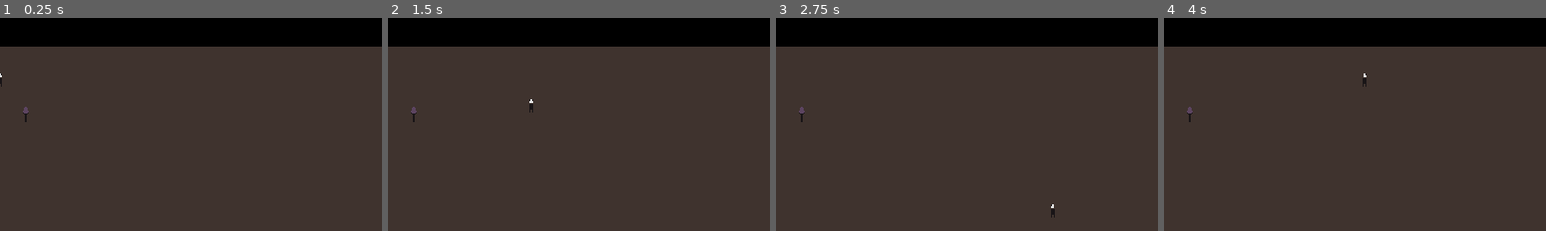
Above: before the commit, frames 1-4 (left to right).
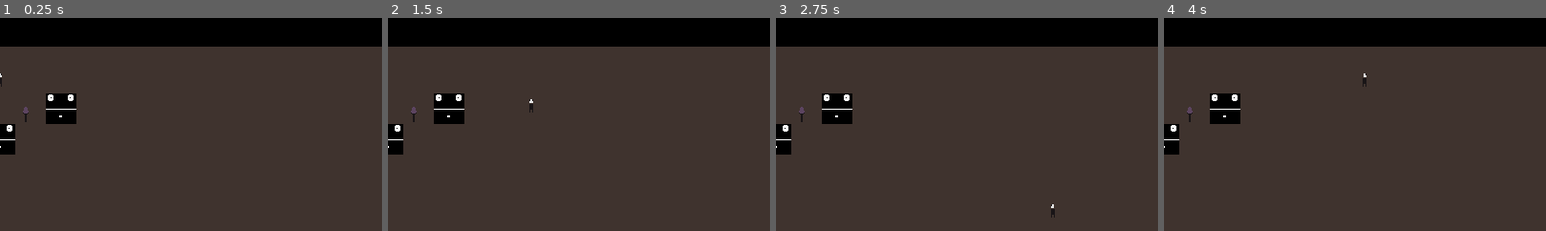
Above: after the commit, the same moments.

Repository: Academia-Team/Academia-Fall-of-the-Citadel
Game: Godot game, scene res://scene/gamescr.tscn
The game is run twice, just before and just after one commit, with the same random seed, the same clock (stepped at 60 frames per second) and the same inputs.
Inputs:
- Up to frame 1 (0.25 s): no input
- Up to frame 2 (1.5 s): tap Enter at 0.5 s; hold Right (move_right) 0.53-1.28 s; tap Space (action) at 0.6, 1.25 s; hold Down (move_down) from 1.28 s (still down); tap Ctrl (stay) at 1.35 s
- Up to frame 3 (2.75 s): tap Enter at 2 s; release Down (move_down) at 2.03 s; hold Right (move_right) from 2.03 s (still down); tap Space (action) at 2.1 s
- Up to frame 4 (4 s): release Right (move_right) at 2.78 s; hold Up (move_up) 2.78-3.53 s; tap Ctrl (stay) at 2.85 s; tap Space (action) at 3.5, 3.6 s; hold Left (move_left) from 3.53 s (still down)
The pictures show only the part of the screen within x 0-50%, y 0-50%; the shares and areas given below are measured in that part.

The runs differ from the first frame. In frame 1, 1.7% of the frame differs, in the area x 0-20%, y 35-65%; in frame 2, 1.7%; in frame 3, 1.7%; in frame 4, 1.7%.

Commit message:
Add zombies to gamegrid
For testing purposes. One zombie currently doesn't show up.

Diff:
--- a/scene/gamegrid.gd
+++ b/scene/gamegrid.gd
@@ -2,7 +2,8 @@
 
 var player_scene = preload("res://scene/player.tscn")
 var sword_scene = preload("res://scene/sword.tscn")
-var item_ref_counter = {}
+var zombie_scene = preload("res://scene/zombie.tscn")
+var ref_counter = {}
 
 # Called when the node enters the scene tree for the first time.
 func _ready():
@@ -17,7 +18,20 @@
 	var sword = sword_scene.instance()
 	add_child(sword)
 	sword.position = Vector2(position.x + 32, position.y + 32)
-	item_ref_counter["sword"] = 1
+	ref_counter["sword"] = 1
+
+	var zombie1 = zombie_scene.instance()
+	var zombie2 = zombie_scene.instance()
+	var zombie3 = zombie_scene.instance()
+
+	add_child(zombie1)
+	add_child(zombie2)
+	add_child(zombie3)
+
+	zombie1.position = Vector2(position.x + 64, position.y + 32)
+	zombie2.position = Vector2(position.x, position.y + 64)
+	zombie3.position = Vector2(position.x + 32, position.y + 32)
+	ref_counter["zombie"] = 3
 
 func _on_player_pick_up_item(item_name):
-	item_ref_counter[item_name] -= 1
+	ref_counter[item_name] -= 1
